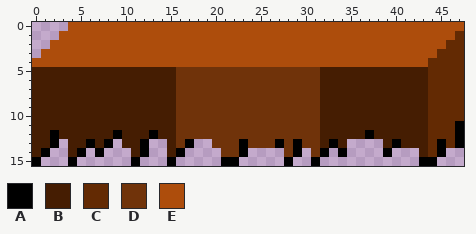
File history of a pixel-art file, Assets/sprite_simple_plateform_1.aseprite. The picture above is the old version.
48x16 pixels, 1 frame.
Palette (. is transparent): A #000000  B #451d02  C #632a03  D #70330a  E #ad4d0c
Pixels before, first column x 0:
 0 ....EEEEEEEEEEEEEEEEEEEEEEEEEEEEEEEEEEEEEEEEEEEE
 1 ...EEEEEEEEEEEEEEEEEEEEEEEEEEEEEEEEEEEEEEEEEEEEC
 2 ..EEEEEEEEEEEEEEEEEEEEEEEEEEEEEEEEEEEEEEEEEEEECC
 3 .EEEEEEEEEEEEEEEEEEEEEEEEEEEEEEEEEEEEEEEEEEEECCC
 4 EEEEEEEEEEEEEEEEEEEEEEEEEEEEEEEEEEEEEEEEEEEECCCC
 5 BBBBBBBBBBBBBBBBDDDDDDDDDDDDDDDDBBBBBBBBBBBBCCCC
 6 BBBBBBBBBBBBBBBBDDDDDDDDDDDDDDDDBBBBBBBBBBBBCCCC
 7 BBBBBBBBBBBBBBBBDDDDDDDDDDDDDDDDBBBBBBBBBBBBCCCC
 8 BBBBBBBBBBBBBBBBDDDDDDDDDDDDDDDDBBBBBBBBBBBBCCCC
 9 BBBBBBBBBBBBBBBBDDDDDDDDDDDDDDDDBBBBBBBBBBBBCCCC
10 BBBBBBBBBBBBBBBBDDDDDDDDDDDDDDDDBBBBBBBBBBBBCCCC
11 BBBBBBBBBBBBBBBBDDDDDDDDDDDDDDDDBBBBBBBBBBBBCCCA
12 BBABBBBBBABBBABBDDDDDDDDDDDDDDDDBBBBBABBBBBBCCCA
13 BBA.BBABA.BBA..BDA..DDDADDDADADDBAB....BABBBCACA
14 BA..BA.A...BA..BA....DDA....DA.DA.A....A...BCA..
15 A...A......A...A.....AA.....A..A...........AA...
Now the later version:
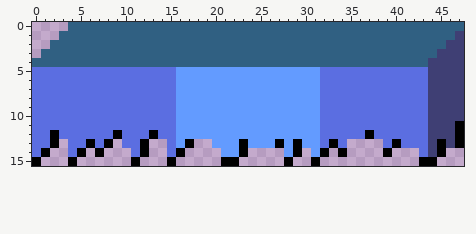
The exact change:
colour B: #451d02 -> #5b6ee1
colour C: #632a03 -> #3f3f74
colour D: #70330a -> #639bff
colour E: #ad4d0c -> #306082
Pixel boxes of the changes (left, top, right, bottom) in both pictures:
changed: (32, 22, 464, 157)
